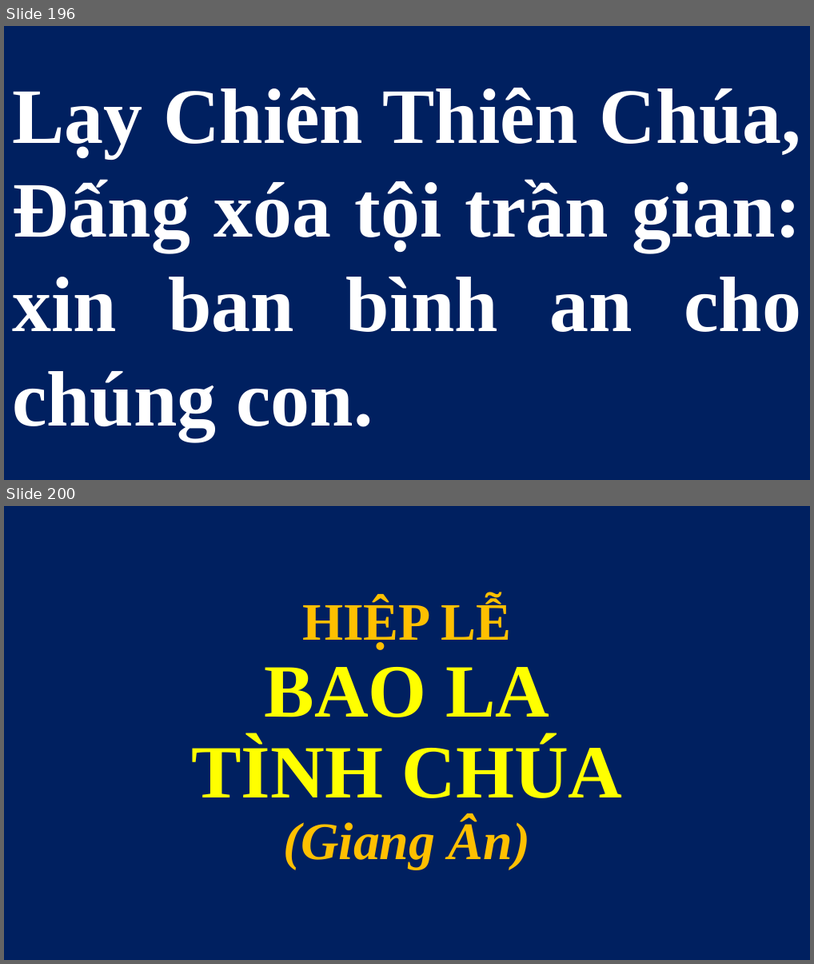
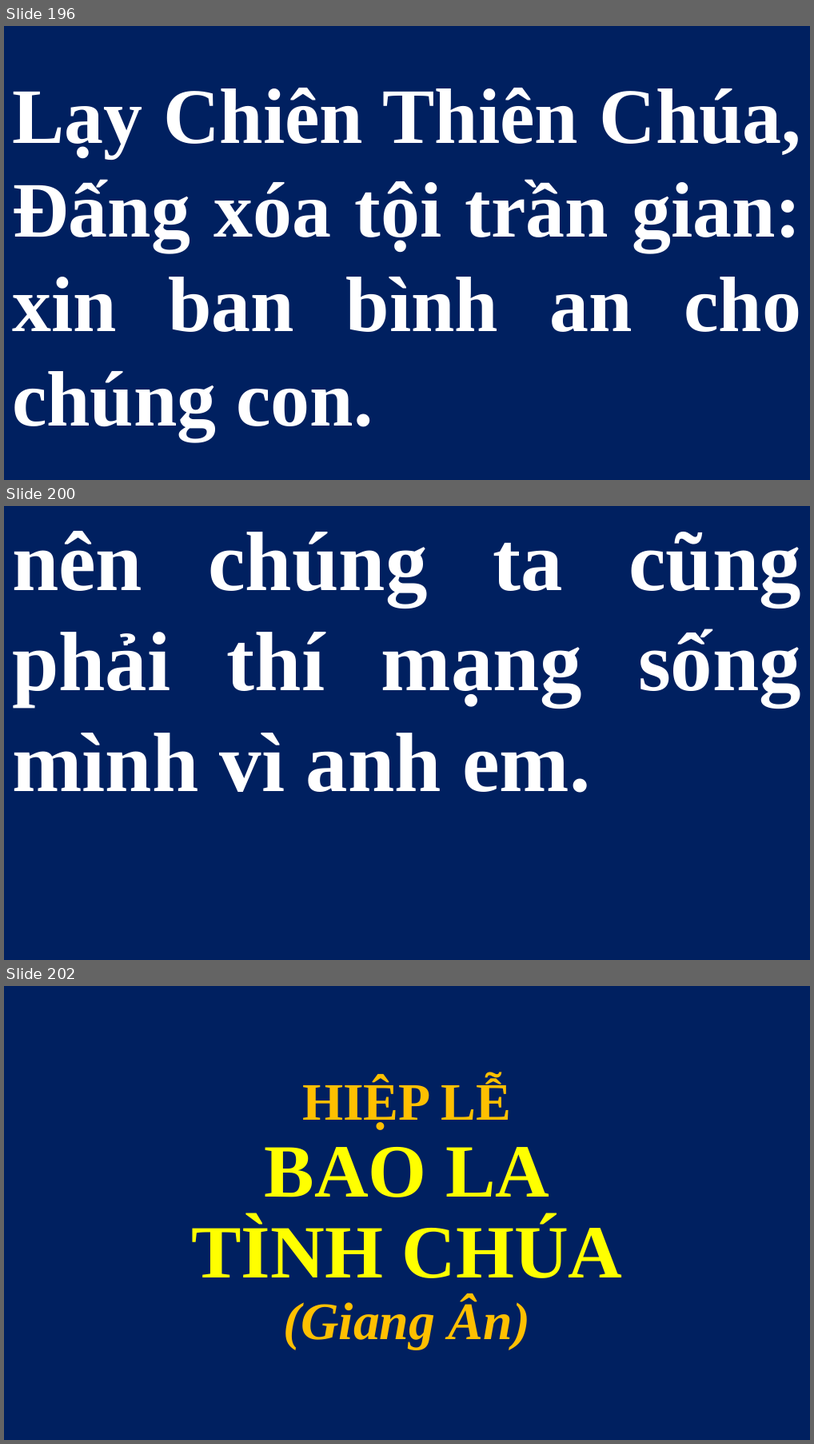
Before and after one commit to lythanhngodev64/SlideLe, a slide deck: Slide/Thứ Bảy - CN-26-TN 2026.pptx. Shown one above the other, each under a label of ours: slides 196 and 200 before the commit, slides 196, 200 and 202 after it; the slides between them are not shown. The pictures are 814x964 and 814x1444 pixels, drawn with LibreOffice and Linux fonts; fonts in the diff are those of the drawing. Boxes give left, top, right and bottom in pixels: in the first picture for what was removed or moved away, otherwise in the second. Text is boxed around its words. In the diff, an @@ line names an element or a change of style, - is before the commit and + after.

Commit message:
Add new CN-26-TN 2026 slide presentations

```diff
--- a/Slide/Thứ Bảy - CN-26-TN 2026.pptx
+++ b/Slide/Thứ Bảy - CN-26-TN 2026.pptx
@@ slide 200 added at [4,506,810,960], background #FFFFFF @@
@@ title added at [4,506,810,959], fill #002060, 75 pt, text #FFFFFF, bold @@
+nên chúng ta cũng phải thí mạng sống mình vì anh em.
@@ what was slide 200 is now slide 202 @@
```
Also in this commit, not shown: 1 slide changed, 1 other slide added, 1 other file.
